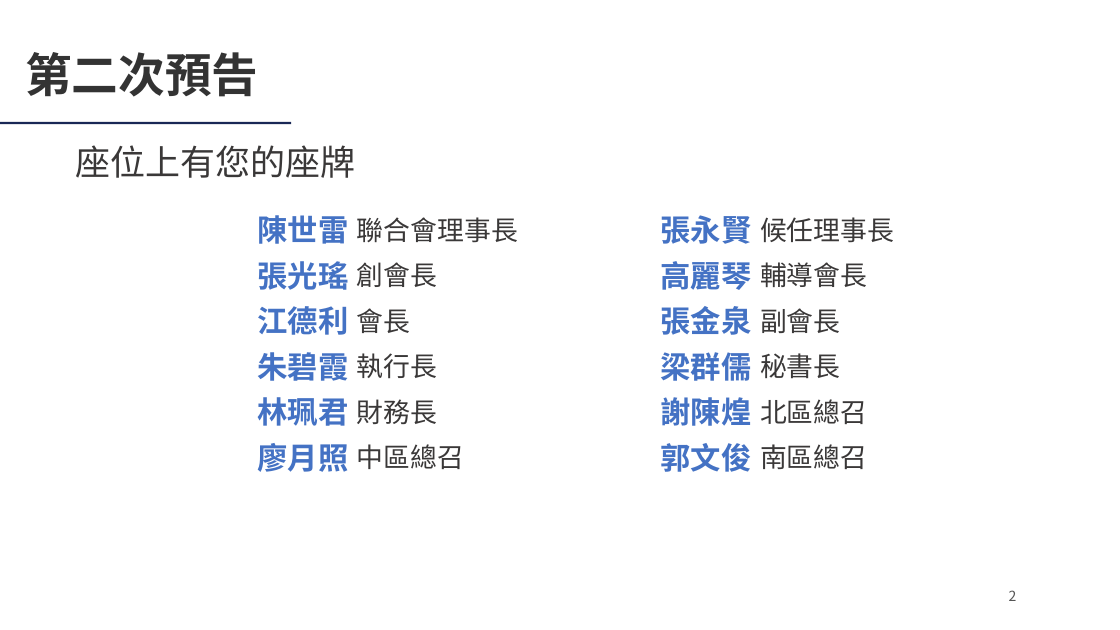
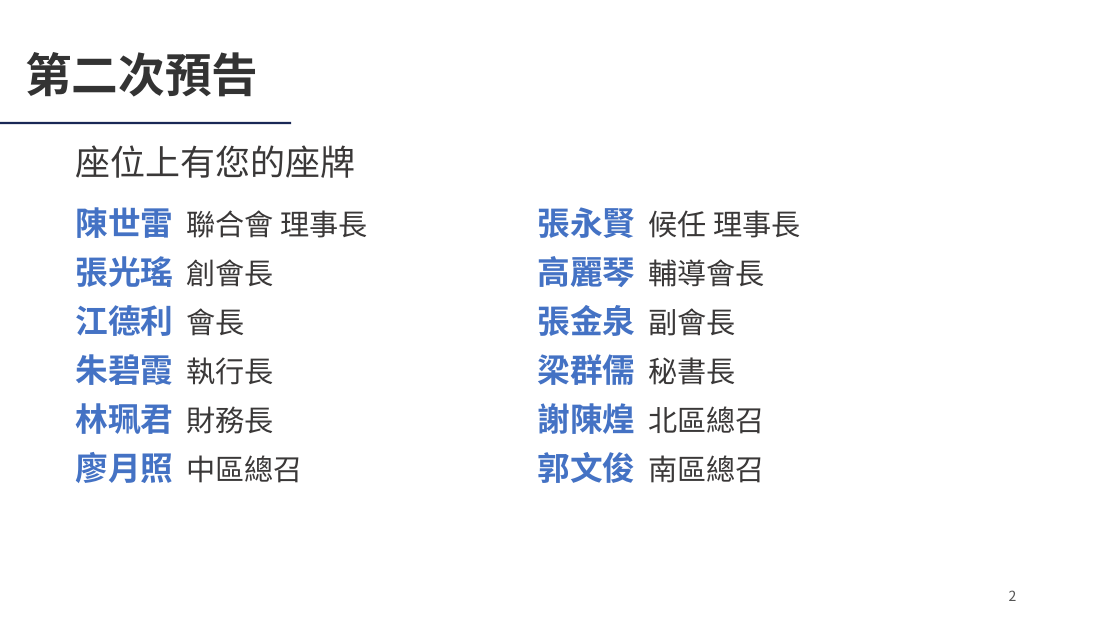
Before and after one commit to Ericliang680928/IAA, a slide deck: slide 2 of 20261204/agm/IAA會員大會簡報_20261204.pptx. Drawn at 1120x630 pixels with LibreOffice and Linux fonts; fonts in the diff are those of the drawing; background and template pictures are left out. Boxes give left, top, right and bottom in pixels: in the first picture for what was removed or moved away, otherwise in the second. Text is boxed around its words. In the diff, an @@ line names an element or a change of style, - is before the commit and + after.

```diff
--- a/20261204/agm/IAA會員大會簡報_20261204.pptx
+++ b/20261204/agm/IAA會員大會簡報_20261204.pptx
@@ text at [76, 207, 367, 238]: text changed; size 26 to 25 pt; text colour #4472C4 to #3A3838; bold off @@
-陳世雷
+陳世雷 聯合會 理事長
@@ text at [538, 207, 800, 238]: text changed; size 23 to 25 pt @@
-聯合會理事長
+張永賢 候任 理事長
@@ text removed at [661, 215, 752, 244] @@
-張永賢
@@ text removed at [760, 217, 894, 243] @@
-候任理事長
@@ text at [76, 256, 273, 287]: text changed; size 26 to 28 pt @@
-張光瑤
+張光瑤 創會長
@@ text at [538, 256, 765, 287]: text changed; size 23 to 25 pt @@
-輔導會長
+高麗琴 輔導會長
@@ text removed at [661, 261, 752, 290] @@
-高麗琴
@@ text at [76, 305, 244, 336]: text changed; size 26 to 28 pt @@
-江德利
+江德利 會長
@@ text removed at [357, 308, 411, 333] @@
-會長
@@ text at [538, 305, 735, 336]: text changed; size 23 to 28 pt; text colour #3A3838 to #4472C4; bold on @@
-創會長
+張金泉 副會長
@@ text removed at [661, 306, 752, 335] @@
-張金泉
@@ text removed at [760, 308, 840, 333] @@
-副會長
@@ text at [76, 354, 273, 385]: text changed; size 23 to 28 pt; text colour #3A3838 to #4472C4; bold on @@
-執行長
+朱碧霞 執行長
@@ text removed at [257, 352, 348, 381] @@
-朱碧霞
@@ text at [538, 354, 735, 385]: text changed; size 23 to 28 pt; text colour #3A3838 to #4472C4; bold on @@
-秘書長
+梁群儒 秘書長
@@ text removed at [661, 352, 752, 381] @@
-梁群儒
@@ text at [76, 403, 273, 434]: text changed; size 23 to 28 pt; text colour #3A3838 to #4472C4; bold on @@
-財務長
+林珮君 財務長
@@ text removed at [257, 397, 348, 426] @@
-林珮君
@@ text at [538, 403, 765, 434]: text changed; size 23 to 25 pt @@
-北區總召
+謝陳煌 北區總召
@@ text removed at [661, 397, 752, 426] @@
-謝陳煌
@@ text removed at [257, 443, 348, 472] @@
-廖月照
@@ text removed at [661, 443, 752, 472] @@
-郭文俊
@@ text at [76, 452, 303, 483]: text changed; size 23 to 25 pt @@
-中區總召
+廖月照 中區總召
@@ text at [538, 452, 765, 483]: text changed; size 23 to 25 pt @@
-南區總召
+郭文俊 南區總召
```
Also in this commit, not shown: 8 other slides changed, 1 slide added, 7 other files.
